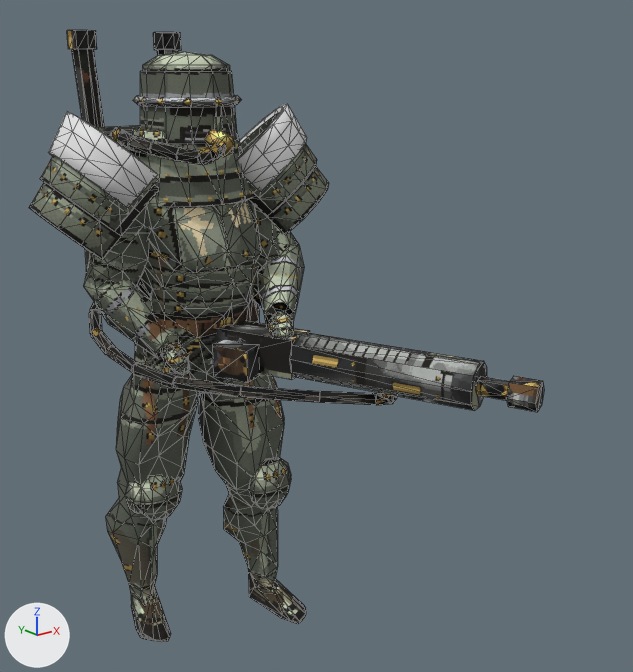
The glTF model client/assets/units/mechanized-heavy-infantry.glb as it was, and as the next commit left it.
Both versions are drawn from a camera (50 mm lens) standing at (-0.846, -1.455, 1.144) and looking at (0.097, -0.276, 0.673). The lights are fixed; the arrows at lower left show +X, +Y and +Z. The picture after the commit comes second. Mesh edges are drawn as thin lines. Vertices at exactly the same position are counted once.

The first picture shows 'Accent', 'Back', 'Body', 'Chest', 'Helmet', 'Weapon'.
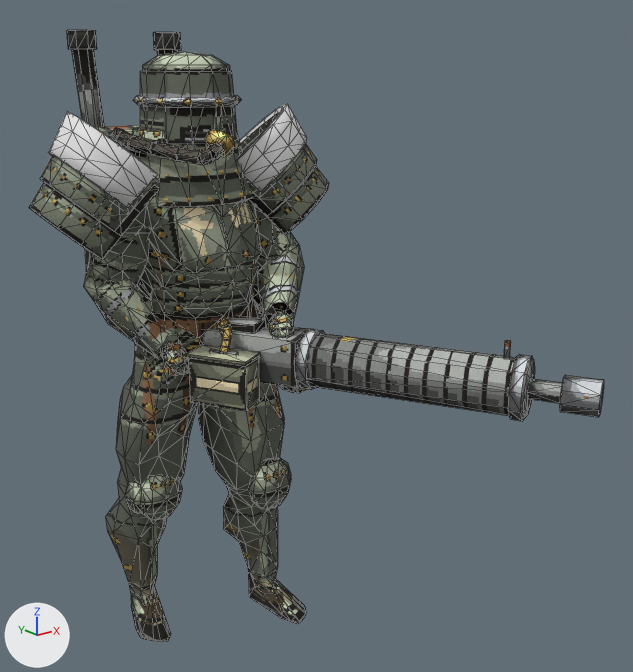
Pixel boxes [x1, y1, x2, y2] of what changed, in the pictures (633 x 672 px; the box of a moved part takes in the faces that stretch with it):
'Weapon', reshaped (16% wider, 16% taller)
    before: [168, 321, 544, 412]
    after: [167, 315, 604, 421]
'Back', reshaped (27% narrower)
    before: [67, 30, 397, 405]
    after: [67, 30, 307, 393]
part 1 of me_back, added (mostly hidden)
    after: [295, 386, 307, 393]
part 2 of me_back, deleted
    before: [89, 301, 397, 405]
part 3 of me_back, cut back (mostly hidden afterwards)
    before: [241, 386, 320, 402]
    after: [257, 304, 298, 393]
part 4 of me_back, surface changed
    both: [67, 30, 226, 293]
part 5 of me_weapon, moved or reshaped
    before: [290, 332, 487, 411]
    after: [294, 333, 535, 418]
part 6 of me_weapon, added
    after: [167, 342, 182, 376]
part 7 of me_weapon, rebuilt (9% wider, 7% taller)
    before: [210, 321, 310, 379]
    after: [202, 326, 311, 388]
part 8 of me_weapon, deleted
    before: [476, 376, 510, 401]
part 9 of me_weapon, deleted
    before: [168, 343, 181, 374]
part 10 of me_weapon, built on
    before: [213, 340, 260, 383]
    after: [187, 315, 324, 411]
part 11 of me_weapon, built on
    before: [507, 376, 544, 412]
    after: [504, 340, 604, 421]

What the commit changed:
me_back is used by ob_back; location (0.0, 0.0, 0.0).
me_back had 464 vertices, 808 faces and spanned x -0.199..0.166, y -0.425..0.23, z 0.566..1.2.
me_back now has 602 vertices, 1040 faces and spans x -0.152..0.157, y -0.296..0.23, z 0.562..1.2.
me_back part 1: a new loose piece, an icosphere of 20 faces spanning x 0.058..0.092, y -0.283..-0.247, z 0.565..0.599, in mat_mechanized_heavy_infantryback (picture img_mechanized_heavy_infantry_back).
me_back part 2: 11 loose pieces with 132 vertices, spanning x -0.199..0.166, y -0.425..0.151, z 0.566..0.737, are deleted.
me_back part 3: 12 vertices removed from x -0.056..0.065, y -0.341..-0.24, z 0.571..0.604; 132 vertices added at x 0.025..0.157, y -0.258..0.14, z 0.562..0.705.
me_back part 4: 567 kept faces spanning x -0.152..0.152, y -0.159..0.23, z 0.693..1.2 get new texture (UV) coordinates.
Other edits to the shape of me_back do not show in these pictures.
me_weapon is used by ob_weapon; location (0.0, 0.0, 0.0).
me_weapon had 96 vertices, 156 faces and spanned x -0.104..0.268, y -0.669..-0.055, z 0.594..0.684.
me_weapon now has 244 vertices, 392 faces and spans x -0.105..0.354, y -0.73..-0.038, z 0.553..0.707.
me_weapon part 5: the loose piece of 20 vertices spanning x 0.037..0.244, y -0.583..-0.243, z 0.597..0.677 is multiplied about its middle by the matrix ((1.19, -0.119, 0.103), (0.115, 1.193, 0.056), (-0.108, -0.046, 1.194)), then moved by (0.038, -0.026, -0.007).
me_weapon part 6: a new loose piece, a 5-sided cylinder along z spanning x -0.105..-0.079, y -0.108..-0.083, z 0.593..0.653, in mat_mechanized_heavy_infantryweapon (picture img_mechanized_heavy_infantry_weapon).
me_weapon part 7: the loose piece of 8 vertices spanning x -0.037..0.106, y -0.272..-0.055, z 0.6..0.674 is rebuilt with 8 vertices and now spans x -0.066..0.117, y -0.282..-0.038, z 0.587..0.674.
me_weapon part 8: the loose piece of 12 vertices spanning x 0.191..0.241, y -0.622..-0.561, z 0.622..0.652 is deleted.
me_weapon part 9: the loose piece of 10 vertices spanning x -0.104..-0.081, y -0.106..-0.085, z 0.596..0.649 is deleted.
me_weapon part 10: 1 vertex moved within x 0.051, y -0.222, z 0.684; 15 vertices removed from x -0.046..0.067, y -0.23..-0.138, z 0.594..0.684; 139 vertices added at x -0.097..0.14, y -0.309..-0.079, z 0.553..0.707.
me_weapon part 11: 12 vertices removed from x 0.203..0.268, y -0.669..-0.606, z 0.614..0.66; 56 vertices added at x 0.215..0.354, y -0.73..-0.569, z 0.576..0.707.
Other edits to the shape of me_weapon do not show in these pictures.
